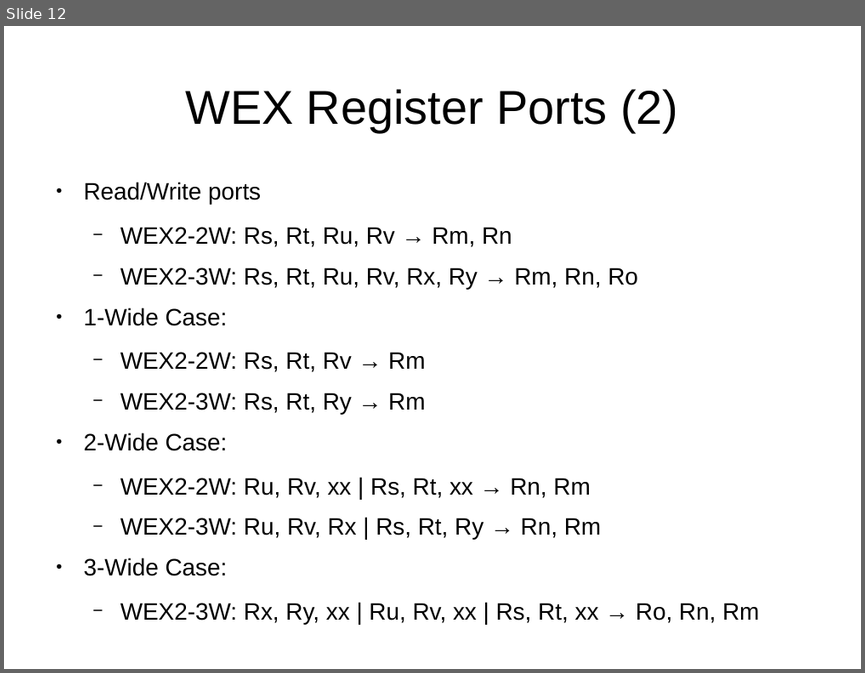
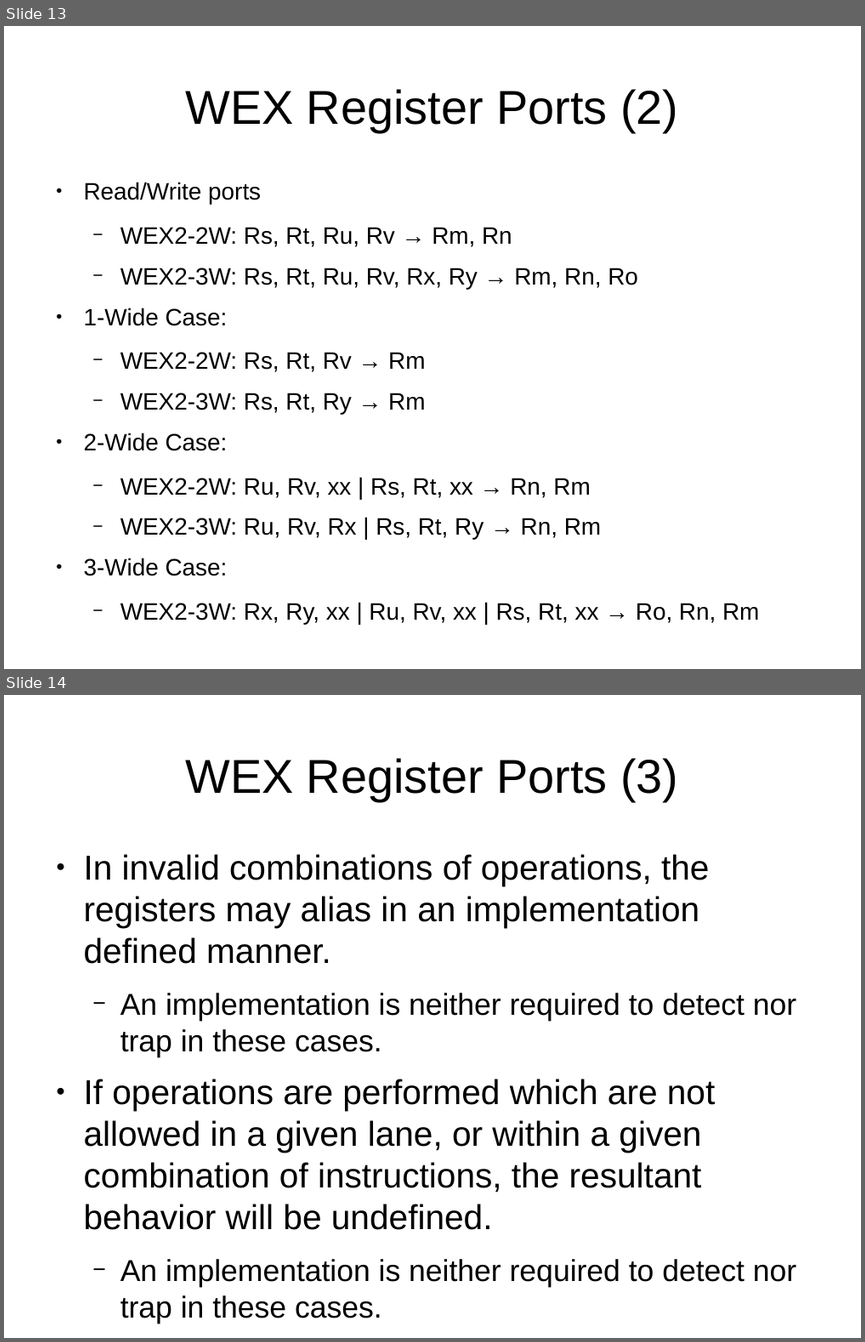
Before and after one commit to cr88192/bgbtech_btsr1arch, a slide deck: docs/slides/BJX2 Core 1.odp. Shown one above the other, each under a label of ours: slide 12 before the commit, slides 13 and 14 after it. The pictures are 865x673 and 865x1342 pixels, drawn with LibreOffice and Linux fonts; fonts in the diff are those of the drawing. Boxes give left, top, right and bottom in pixels: in the first picture for what was removed or moved away, otherwise in the second. Text is boxed around its words. In the diff, an @@ line names an element or a change of style, - is before the commit and + after.

```diff
--- a/docs/slides/BJX2 Core 1.odp
+++ b/docs/slides/BJX2 Core 1.odp
@@ slide 14 added at <box>4,695,861,1338</box>, background #FFFFFF @@
@@ title added at <box>185,758,678,801</box>, 44 pt, text #000000 @@
+WEX Register Ports (3)
@@ text added at <box>84,854,796,1287</box>, 32 pt, text #000000 @@
+● In invalid combinations of operations, the registers may alias in an implementation defined manner.
+  − An implementation is neither required to detect nor trap in these cases.
+● If operations are performed which are not allowed in a given lane, or within a given combination of instructions, the resultant behavior will be undefined.
+  − An implementation is neither required to detect nor trap in these cases.
@@ what was slide 12 is now slide 13 @@
```
Also in this commit, not shown: 1 other slide added, 11 other files.
